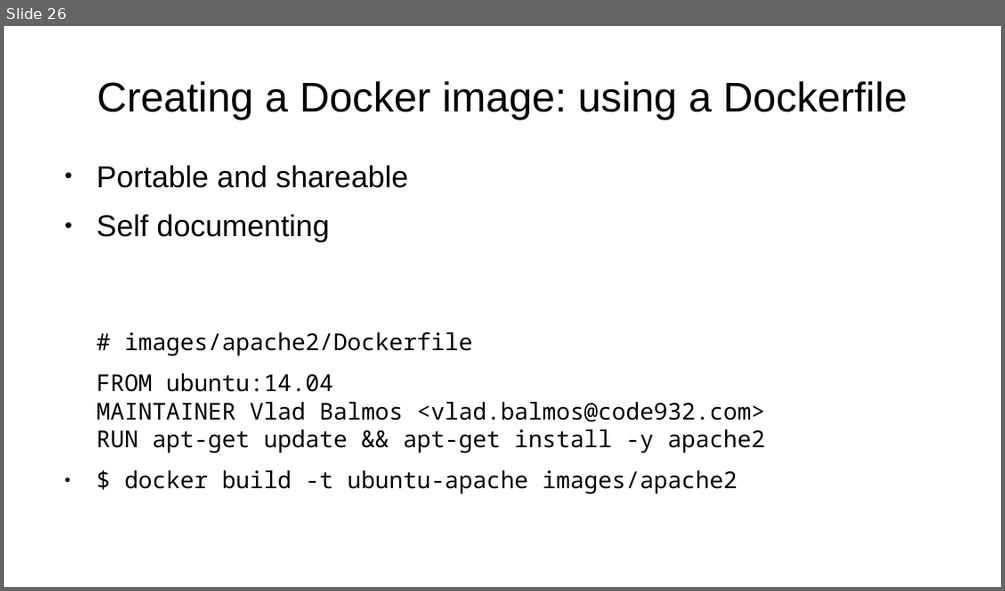
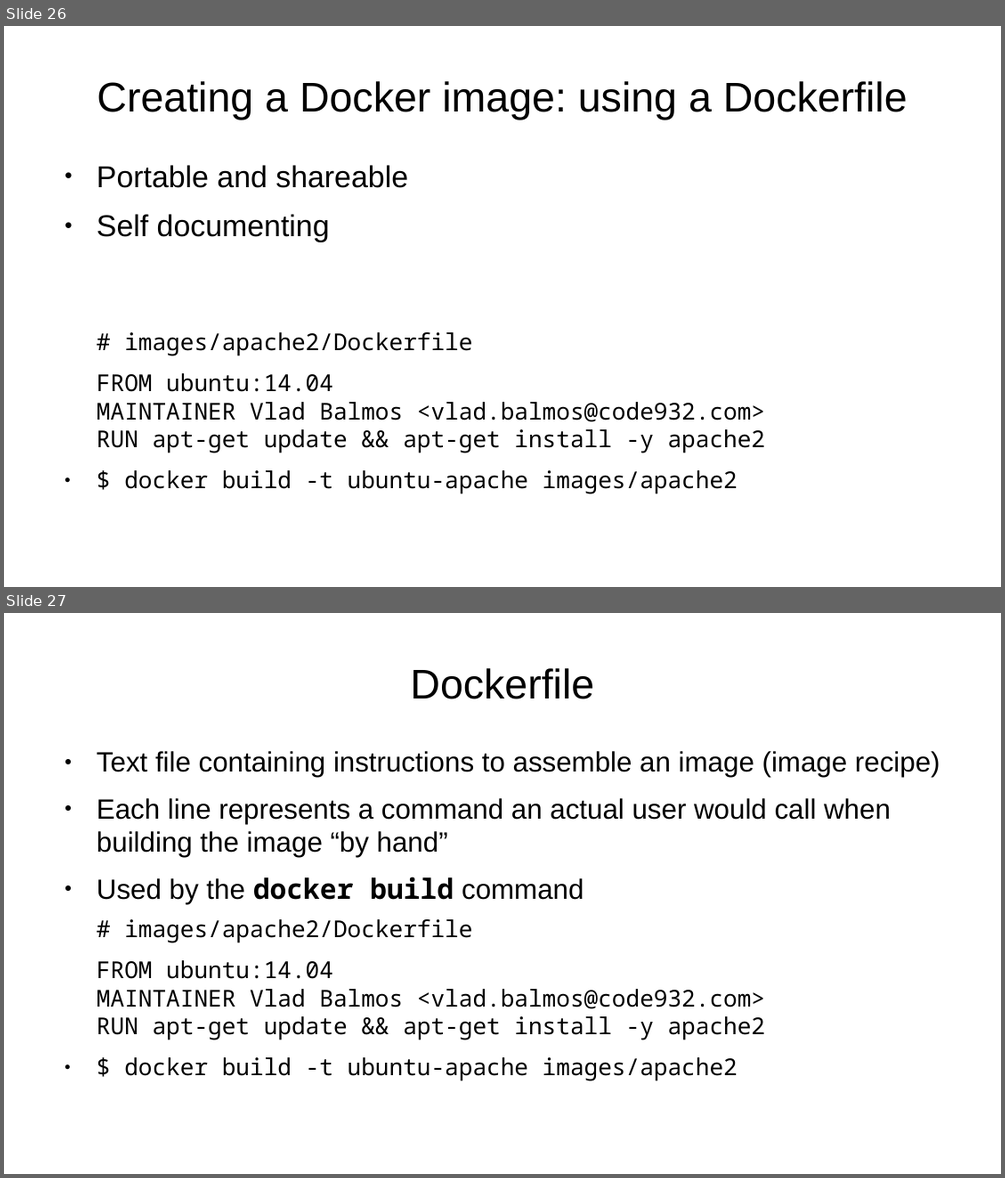
Before and after one commit to vladbalmos/docker-presentation, a slide deck: docker.odp. Shown one above the other, each under a label of ours: slide 26 before the commit, slides 26 and 27 after it. The pictures are 1005x591 and 1005x1178 pixels, drawn with LibreOffice and Linux fonts; fonts in the diff are those of the drawing. Boxes give left, top, right and bottom in pixels: in the first picture for what was removed or moved away, otherwise in the second. Text is boxed around its words. In the diff, an @@ line names an element or a change of style, - is before the commit and + after.

```diff
--- a/docker.odp
+++ b/docker.odp
@@ slide 27 added at [4,613,1001,1174], background #FFFFFF @@
@@ title added at [410,668,594,699], 33 pt, text #000000 @@
+Dockerfile
@@ text added at [97,751,940,904], 22.2 pt, text #000000 @@
+● Text file containing instructions to assemble an image (image recipe)
+● Each line represents a command an actual user would call when building the image “by hand”
+● Used by the docker build command
@@ text added at [97,919,766,1081], 18.5 pt, text #000000 @@
+# images/apache2/Dockerfile
+FROM ubuntu:14.04
+MAINTAINER Vlad Balmos <vlad.balmos@code932.com>
+RUN apt-get update && apt-get install -y apache2
+● $ docker build -t ubuntu-apache images/apache2
```
Also in this commit, not shown: 1 slide changed, 3 other slides added, 1 slide removed, 3 other files.
